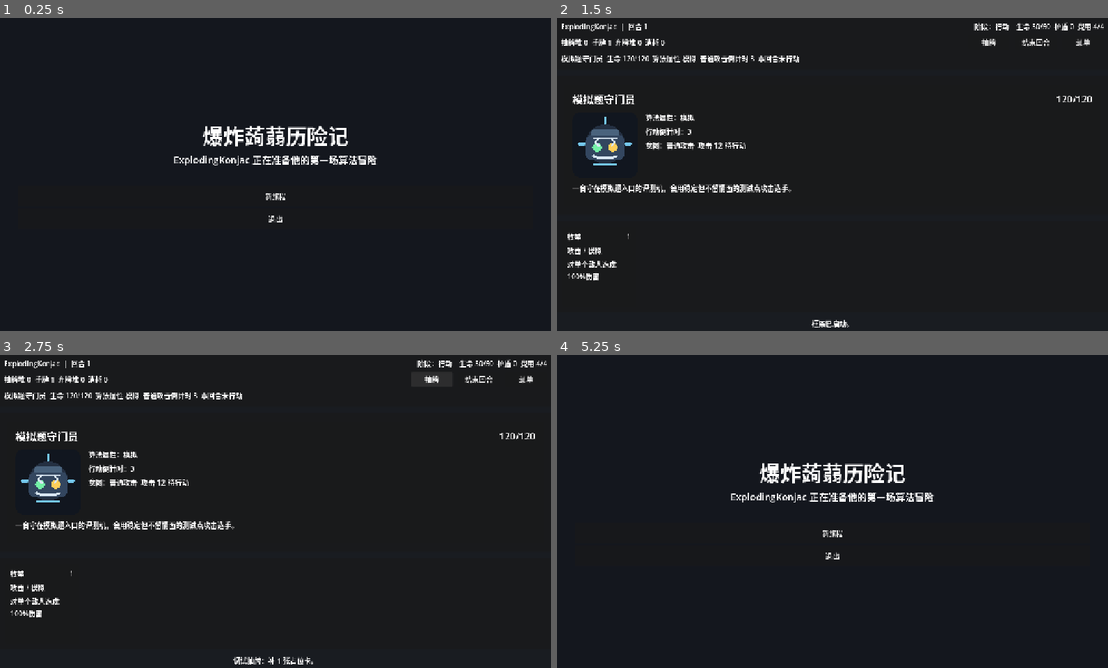
Above: before the commit, frames 1-4 (two rows, left to right).
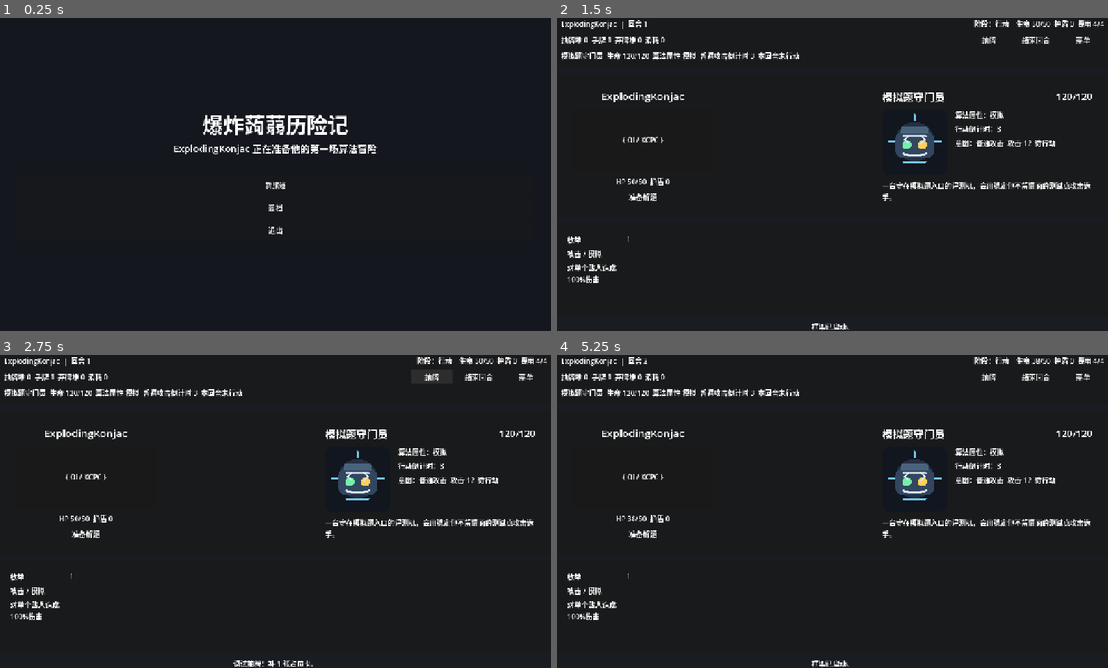
Above: after the commit, the same moments.

Repository: y38501148-max/EK-adventure
Game: Godot game, scene res://scenes/main/Main.tscn
Same seed, same stepped clock (60 frames per second), same inputs: the game is played once before the commit and once after it.
Inputs (mouse positions are in pixels of both pictures, inside the frame that each line leads up to):
- Up to frame 1 (0.25 s): no input
- Up to frame 2 (1.5 s): click "新旅程" (after the commit: "新旅途") at 0.5 s; click (832, 124) at 1.25 s, where only the run after the commit has a clickable "档位 1 新旅途 空档位"
- Up to frame 3 (2.75 s): click "抽牌" at 2 s
- Up to frame 4 (5.25 s): click "结束回合" at 2.75 s; click "菜单" at 3.5 s; click (832, 545) at 4.25 s, where only the run after the commit has a clickable "读档"; click (832, 461) at 5 s, where only the run after the commit has a clickable "档位 1 档位 1 回合 2 2023-11-14 22:…"

The runs differ from the first frame. In frame 1, 2.9% of the frame differs, in the area x 31-69%, y 30-70%; in frame 2, 7.3%; in frame 3, 7.4%, in the area x 0-100%, y 0-100%; in frame 4, 6.0%.

Commit message:
Add save slots and battle layout

Diff:
--- a/scenes/game/GameRoot.tscn
+++ b/scenes/game/GameRoot.tscn
@@ -1,9 +1,10 @@
-[gd_scene load_steps=5 format=3 uid="uid://game_root_exploding_konjac"]
+[gd_scene load_steps=6 format=3 uid="uid://game_root_exploding_konjac"]
 
 [ext_resource type="Script" path="res://scripts/game/GameRoot.gd" id="1_game_root"]
 [ext_resource type="PackedScene" path="res://scenes/ui/Hud.tscn" id="2_hud"]
 [ext_resource type="Script" path="res://scripts/ui/HandView.gd" id="3_hand_view"]
 [ext_resource type="PackedScene" path="res://scenes/ui/MonsterView.tscn" id="4_monster_view"]
+[ext_resource type="PackedScene" path="res://scenes/ui/PlayerView.tscn" id="5_player_view"]
 
 [node name="GameRoot" type="Control"]
 layout_mode = 3
@@ -46,7 +47,22 @@
 theme_override_constants/margin_right = 24
 theme_override_constants/margin_bottom = 20
 
-[node name="MonsterView" parent="Root/EncounterArea/EncounterMargin" instance=ExtResource("4_monster_view")]
+[node name="Battlefield" type="HBoxContainer" parent="Root/EncounterArea/EncounterMargin"]
+layout_mode = 2
+size_flags_horizontal = 3
+size_flags_vertical = 3
+theme_override_constants/separation = 64
+alignment = 1
+
+[node name="PlayerView" parent="Root/EncounterArea/EncounterMargin/Battlefield" instance=ExtResource("5_player_view")]
+layout_mode = 2
+
+[node name="FieldSpacer" type="Control" parent="Root/EncounterArea/EncounterMargin/Battlefield"]
+custom_minimum_size = Vector2(80, 0)
+layout_mode = 2
+size_flags_horizontal = 3
+
+[node name="MonsterView" parent="Root/EncounterArea/EncounterMargin/Battlefield" instance=ExtResource("4_monster_view")]
 layout_mode = 2
 
 [node name="HandPanel" type="PanelContainer" parent="Root"]
--- a/scenes/main/Main.tscn
+++ b/scenes/main/Main.tscn
@@ -55,12 +55,45 @@
 [node name="StartButton" type="Button" parent="Root/MenuPanel"]
 custom_minimum_size = Vector2(260, 48)
 layout_mode = 2
-text = "新旅程"
+text = "新旅途"
+
+[node name="LoadButton" type="Button" parent="Root/MenuPanel"]
+custom_minimum_size = Vector2(260, 48)
+layout_mode = 2
+text = "读档"
 
 [node name="QuitButton" type="Button" parent="Root/MenuPanel"]
 custom_minimum_size = Vector2(260, 48)
 layout_mode = 2
 text = "退出"
+
+[node name="SlotPanel" type="VBoxContainer" parent="Root"]
+visible = false
+layout_mode = 2
+theme_override_constants/separation = 10
+alignment = 1
+
+[node name="SlotTitleLabel" type="Label" parent="Root/SlotPanel"]
+layout_mode = 2
+theme_override_font_sizes/font_size = 34
+text = "选择档位"
+horizontal_alignment = 1
+
+[node name="SlotButtons" type="VBoxContainer" parent="Root/SlotPanel"]
+layout_mode = 2
+theme_override_constants/separation = 8
+alignment = 1
+
+[node name="SlotStatusLabel" type="Label" parent="Root/SlotPanel"]
+custom_minimum_size = Vector2(0, 32)
+layout_mode = 2
+text = ""
+horizontal_alignment = 1
+
+[node name="BackButton" type="Button" parent="Root/SlotPanel"]
+custom_minimum_size = Vector2(220, 42)
+layout_mode = 2
+text = "返回"
 
 [node name="GameMount" type="Control" parent="." unique_name_in_owner=true]
 layout_mode = 1
@@ -72,4 +105,6 @@
 mouse_filter = 2
 
 [connection signal="pressed" from="Root/MenuPanel/StartButton" to="." method="_on_start_button_pressed"]
+[connection signal="pressed" from="Root/MenuPanel/LoadButton" to="." method="_on_load_button_pressed"]
 [connection signal="pressed" from="Root/MenuPanel/QuitButton" to="." method="_on_quit_button_pressed"]
+[connection signal="pressed" from="Root/SlotPanel/BackButton" to="." method="_on_back_button_pressed"]
--- /dev/null
+++ b/scenes/ui/PlayerView.tscn
@@ -0,0 +1,45 @@
+[gd_scene load_steps=2 format=3 uid="uid://player_view_exploding_konjac"]
+
+[ext_resource type="Script" path="res://scripts/ui/PlayerView.gd" id="1_player_view"]
+
+[node name="PlayerView" type="PanelContainer"]
+custom_minimum_size = Vector2(360, 240)
+script = ExtResource("1_player_view")
+
+[node name="Margin" type="MarginContainer" parent="."]
+layout_mode = 2
+theme_override_constants/margin_left = 18
+theme_override_constants/margin_top = 16
+theme_override_constants/margin_right = 18
+theme_override_constants/margin_bottom = 16
+
+[node name="Rows" type="VBoxContainer" parent="Margin"]
+layout_mode = 2
+theme_override_constants/separation = 12
+
+[node name="NameLabel" type="Label" parent="Margin/Rows"]
+layout_mode = 2
+theme_override_font_sizes/font_size = 24
+text = "ExplodingKonjac"
+horizontal_alignment = 1
+
+[node name="AvatarPanel" type="PanelContainer" parent="Margin/Rows"]
+custom_minimum_size = Vector2(0, 120)
+layout_mode = 2
+size_flags_vertical = 3
+
+[node name="AvatarLabel" type="Label" parent="Margin/Rows/AvatarPanel"]
+layout_mode = 2
+text = "{ OI / XCPC }"
+horizontal_alignment = 1
+vertical_alignment = 1
+
+[node name="HpLabel" type="Label" parent="Margin/Rows"]
+layout_mode = 2
+text = "HP 50/50  护盾 0"
+horizontal_alignment = 1
+
+[node name="StatusLabel" type="Label" parent="Margin/Rows"]
+layout_mode = 2
+text = "准备解题"
+horizontal_alignment = 1
--- a/scripts/app/SaveManager.gd
+++ b/scripts/app/SaveManager.gd
@@ -1,25 +1,69 @@
 extends Node
 
-func has_save() -> bool:
-	return FileAccess.file_exists(Settings.SAVE_SLOT)
+const SAVE_DIR := "user://saves"
+const SLOT_COUNT := 5
 
-func save_snapshot(snapshot: Dictionary) -> void:
-	var file := FileAccess.open(Settings.SAVE_SLOT, FileAccess.WRITE)
+func has_save(slot: int = 1) -> bool:
+	return FileAccess.file_exists(get_slot_path(slot))
+
+func save_snapshot(slot: int, snapshot: Dictionary) -> void:
+	_ensure_save_dir()
+	var envelope := {
+		"version": 1,
+		"slot": clampi(slot, 1, SLOT_COUNT),
+		"saved_at_unix": Time.get_unix_time_from_system(),
+		"saved_at_text": Time.get_datetime_string_from_system(false, true),
+		"state": snapshot
+	}
+	var file := FileAccess.open(get_slot_path(slot), FileAccess.WRITE)
 	if file == null:
-		push_error("无法写入存档: %s" % Settings.SAVE_SLOT)
+		push_error("无法写入存档: %s" % get_slot_path(slot))
 		return
-	file.store_string(JSON.stringify(snapshot, "\t"))
+	file.store_string(JSON.stringify(envelope, "\t"))
 
-func load_snapshot() -> Dictionary:
-	if not has_save():
+func load_snapshot(slot: int = 1) -> Dictionary:
+	if not has_save(slot):
 		return {}
 
-	var file := FileAccess.open(Settings.SAVE_SLOT, FileAccess.READ)
+	var file := FileAccess.open(get_slot_path(slot), FileAccess.READ)
 	if file == null:
-		push_error("无法读取存档: %s" % Settings.SAVE_SLOT)
+		push_error("无法读取存档: %s" % get_slot_path(slot))
 		return {}
 
 	var parsed: Variant = JSON.parse_string(file.get_as_text())
 	if parsed is Dictionary:
 		return parsed
 	return {}
+
+func get_slot_summary(slot: int) -> Dictionary:
+	var envelope := load_snapshot(slot)
+	if envelope.is_empty():
+		return {
+			"slot": slot,
+			"has_save": false,
+			"title": "空档位",
+			"detail": "无存档"
+		}
+
+	var state: Dictionary = envelope.get("state", {})
+	return {
+		"slot": slot,
+		"has_save": true,
+		"title": "档位 %d  回合 %d" % [slot, int(state.get("turn", 0))],
+		"detail": "%s  生命 %d/%d  %s" % [
+			str(envelope.get("saved_at_text", "")),
+			int(state.get("player_health", 0)),
+			int(state.get("player_max_health", 0)),
+			str(state.get("enemy_name", ""))
+		]
+	}
+
+func get_slot_path(slot: int) -> String:
+	return "%s/slot_%d.json" % [SAVE_DIR, clampi(slot, 1, SLOT_COUNT)]
+
+func _ensure_save_dir() -> void:
+	var user_dir := DirAccess.open("user://")
+	if user_dir == null:
+		return
+	if not user_dir.dir_exists("saves"):
+		user_dir.make_dir_recursive("saves")
--- a/scripts/game/GameRoot.gd
+++ b/scripts/game/GameRoot.gd
@@ -10,14 +10,22 @@
 signal return_to_menu_requested
 
 @onready var hud := $Root/Hud
-@onready var monster_view := $Root/EncounterArea/EncounterMargin/MonsterView
+@onready var player_view := $Root/EncounterArea/EncounterMargin/Battlefield/PlayerView
+@onready var monster_view := $Root/EncounterArea/EncounterMargin/Battlefield/MonsterView
 @onready var hand_view := $Root/HandPanel/HandMargin/HandView
 @onready var log_label: Label = $Root/LogLabel
 
 var state := GameStateScript.new()
+var save_slot: int = 1
+var pending_snapshot: Dictionary = {}
+var autosave_enabled: bool = false
+
+func configure(slot: int, snapshot: Dictionary = {}) -> void:
+	save_slot = clampi(slot, 1, SaveManager.SLOT_COUNT)
+	pending_snapshot = snapshot
 
 func _ready() -> void:
-	state.state_changed.connect(_render)
+	state.state_changed.connect(_on_state_changed)
 	state.phase_changed.connect(_on_phase_changed)
 	hud.draw_requested.connect(_on_draw_requested)
 	hud.end_turn_requested.connect(_on_end_turn_requested)
@@ -25,12 +33,20 @@
 	hand_view.card_selected.connect(_on_card_selected)
 
 	state.setup(_build_placeholder_config())
-	state.begin_turn()
+	if pending_snapshot.is_empty():
+		state.begin_turn()
+	else:
+		state.apply_snapshot(pending_snapshot)
+	autosave_enabled = true
+	_on_state_changed()
 
-func _render() -> void:
+func _on_state_changed() -> void:
 	hud.render(state)
+	player_view.render(state)
 	monster_view.render(state)
 	hand_view.render(state.hand, state)
+	if autosave_enabled:
+		SaveManager.save_snapshot(save_slot, state.to_snapshot())
 
 func _on_phase_changed(_phase: int) -> void:
 	pass
@@ -38,7 +54,7 @@
 func _on_draw_requested() -> void:
 	state.draw_cards(1)
 	_append_log("调试抽牌：补 1 张占位卡。")
-	_render()
+	_on_state_changed()
 
 func _on_end_turn_requested() -> void:
 	state.end_turn()
@@ -51,7 +67,6 @@
 		_append_log(state.last_event_log)
 	else:
 		_append_log("现在还不能打出卡牌 #%d。" % card_id)
-	_render()
 
 func _on_return_to_menu_requested() -> void:
 	return_to_menu_requested.emit()
--- a/scripts/game/GameState.gd
+++ b/scripts/game/GameState.gd
@@ -196,12 +196,49 @@
 		"enemy_action_countdown": enemy_action_countdown,
 		"enemy_action_name": enemy_action_name,
 		"enemy_attack": enemy_attack,
+		"enemy_base_attack": enemy_base_attack,
+		"enemy_actions": enemy_actions,
+		"enemy_action_index": enemy_action_index,
 		"enemy_description": enemy_description,
-		"draw_pile_count": draw_pile.size(),
-		"hand_count": hand.size(),
-		"discard_pile_count": discard_pile.size(),
-		"exhaust_pile_count": exhaust_pile.size()
+		"next_card_id": next_card_id,
+		"last_event_log": last_event_log,
+		"draw_pile": _cards_to_snapshot(draw_pile),
+		"hand": _cards_to_snapshot(hand),
+		"discard_pile": _cards_to_snapshot(discard_pile),
+		"exhaust_pile": _cards_to_snapshot(exhaust_pile)
 	}
+
+func apply_snapshot(snapshot: Dictionary) -> void:
+	seed = int(snapshot.get("seed", seed))
+	turn = int(snapshot.get("turn", turn))
+	phase = int(snapshot.get("phase", phase))
+	player_max_health = int(snapshot.get("player_max_health", player_max_health))
+	player_health = int(snapshot.get("player_health", player_health))
+	player_block = int(snapshot.get("player_block", player_block))
+	player_energy = int(snapshot.get("player_energy", player_energy))
+	hand_limit = int(snapshot.get("hand_limit", hand_limit))
+	is_cheating = bool(snapshot.get("is_cheating", is_cheating))
+	has_lost = bool(snapshot.get("has_lost", has_lost))
+	has_won = bool(snapshot.get("has_won", has_won))
+	enemy_name = str(snapshot.get("enemy_name", enemy_name))
+	enemy_max_health = int(snapshot.get("enemy_max_health", enemy_max_health))
+	enemy_health = int(snapshot.get("enemy_health", enemy_health))
+	enemy_algorithm_attribute = StringName(str(snapshot.get("enemy_algorithm_attribute", enemy_algorithm_attribute)))
+	enemy_action_countdown = int(snapshot.get("enemy_action_countdown", enemy_action_countdown))
+	enemy_action_name = str(snapshot.get("enemy_action_name", enemy_action_name))
+	enemy_attack = int(snapshot.get("enemy_attack", enemy_attack))
+	enemy_base_attack = int(snapshot.get("enemy_base_attack", enemy_base_attack))
+	enemy_actions = _normalize_actions(snapshot.get("enemy_actions", enemy_actions))
+	enemy_action_index = int(snapshot.get("enemy_action_index", enemy_action_index))
+	enemy_description = str(snapshot.get("enemy_description", enemy_description))
+	next_card_id = int(snapshot.get("next_card_id", next_card_id))
+	last_event_log = str(snapshot.get("last_event_log", last_event_log))
+	draw_pile = _cards_from_snapshot(snapshot.get("draw_pile", []), &"draw_pile")
+	hand = _cards_from_snapshot(snapshot.get("hand", []), &"hand")
+	discard_pile = _cards_from_snapshot(snapshot.get("discard_pile", []), &"discard_pile")
+	exhaust_pile = _cards_from_snapshot(snapshot.get("exhaust_pile", []), &"exhaust_pile")
+	_set_phase(phase)
+	state_changed.emit()
 
 func _move_played_card(card: Variant) -> void:
 	hand.erase(card)
@@ -211,6 +248,87 @@
 	else:
 		card.zone = &"discard_pile"
 		discard_pile.append(card)
+
+func _cards_to_snapshot(cards: Array) -> Array[Dictionary]:
+	var snapshots: Array[Dictionary] = []
+	for card in cards:
+		snapshots.append(_card_to_snapshot(card))
+	return snapshots
+
+func _card_to_snapshot(card: Variant) -> Dictionary:
+	var definition: Resource = card.definition
+	return {
+		"runtime_id": card.runtime_id,
+		"owner_id": str(card.owner_id),
+		"zone": str(card.zone),
+		"temporary_cost_delta": card.temporary_cost_delta,
+		"selected": card.selected,
+		"definition": {
+			"id": str(definition.id),
+			"title": definition.title,
+			"card_type": definition.card_type,
+			"algorithm_attribute": str(definition.algorithm_attribute),
+			"cost": definition.cost,
+			"base_value": definition.base_value,
+			"damage_percent": definition.damage_percent,
+			"description": definition.description,
+			"tags": _tags_to_snapshot(definition.tags)
+		}
+	}
+
+func _cards_from_snapshot(cards_snapshot: Variant, fallback_zone: StringName) -> Array:
+	var cards: Array = []
+	if not cards_snapshot is Array:
+		return cards
+	for card_snapshot in cards_snapshot:
+		if not card_snapshot is Dictionary:
+			continue
+		var definition := _definition_from_snapshot(card_snapshot.get("definition", {}))
+		var card := CardInstanceStateScript.new(int(card_snapshot.get("runtime_id", 0)), definition)
+		card.owner_id = StringName(str(card_snapshot.get("owner_id", "player")))
+		card.zone = StringName(str(card_snapshot.get("zone", fallback_zone)))
+		card.temporary_cost_delta = int(card_snapshot.get("temporary_cost_delta", 0))
+		card.selected = bool(card_snapshot.get("selected", false))
+		cards.append(card)
+	return cards
+
+func _definition_from_snapshot(definition_snapshot: Variant) -> Resource:
+	var definition := CardDefinitionScript.new()
+	if not definition_snapshot is Dictionary:
+		return definition
+	definition.id = StringName(str(definition_snapshot.get("id", "")))
+	definition.title = str(definition_snapshot.get("title", "未命名"))
+	definition.card_type = int(definition_snapshot.get("card_type", CardDefinitionScript.CardType.SKILL))
+	definition.algorithm_attribute = StringName(str(definition_snapshot.get("algorithm_attribute", "")))
+	definition.cost = int(definition_snapshot.get("cost", 1))
+	definition.base_value = int(definition_snapshot.get("base_value", 0))
+	definition.damage_percent = int(definition_snapshot.get("damage_percent", 100))
+	definition.description = str(definition_snapshot.get("description", ""))
+	definition.tags = _tags_from_snapshot(definition_snapshot.get("tags", []))
+	return definition
+
+func _tags_to_snapshot(tags: Array[StringName]) -> Array[String]:
+	var values: Array[String] = []
+	for tag in tags:
+		values.append(str(tag))
+	return values
+
+func _tags_from_snapshot(raw_tags: Variant) -> Array[StringName]:
+	var tags: Array[StringName] = []
+	if not raw_tags is Array:
+		return tags
+	for tag in raw_tags:
+		tags.append(StringName(str(tag)))
+	return tags
+
+func _normalize_actions(raw_actions: Variant) -> Array[Dictionary]:
+	var normalized: Array[Dictionary] = []
+	if not raw_actions is Array:
+		return normalized
+	for action in raw_actions:
+		if action is Dictionary:
+			normalized.append(action)
+	return normalized
 
 func _resolve_card(card: Variant, _targets: Array[int]) -> void:
 	match card.definition.card_type:
--- a/scripts/ui/Main.gd
+++ b/scripts/ui/Main.gd
@@ -3,26 +3,95 @@
 const GAME_ROOT_SCENE := preload("res://scenes/game/GameRoot.tscn")
 
 @onready var menu_panel: VBoxContainer = $Root/MenuPanel
+@onready var slot_panel: VBoxContainer = $Root/SlotPanel
+@onready var slot_title_label: Label = $Root/SlotPanel/SlotTitleLabel
+@onready var slot_buttons: VBoxContainer = $Root/SlotPanel/SlotButtons
+@onready var slot_status_label: Label = $Root/SlotPanel/SlotStatusLabel
 @onready var game_mount: Control = $GameMount
 @onready var subtitle_label: Label = $Root/MenuPanel/SubtitleLabel
 
 var game_root: Node
+var slot_mode: StringName = &"new"
 
 func _ready() -> void:
 	Settings.apply_defaults()
 	subtitle_label.text = "%s 正在准备他的第一场算法冒险" % Settings.HERO_NAME
+	_build_slot_buttons()
 
 func _on_start_button_pressed() -> void:
-	menu_panel.hide()
-	game_root = GAME_ROOT_SCENE.instantiate()
-	game_mount.add_child(game_root)
-	game_root.connect("return_to_menu_requested", _on_return_to_menu_requested)
+	_show_slot_panel(&"new")
+
+func _on_load_button_pressed() -> void:
+	_show_slot_panel(&"load")
 
 func _on_quit_button_pressed() -> void:
 	get_tree().quit()
+
+func _on_back_button_pressed() -> void:
+	slot_panel.hide()
+	menu_panel.show()
+
+func _build_slot_buttons() -> void:
+	for child in slot_buttons.get_children():
+		child.queue_free()
+
+	for slot in range(1, SaveManager.SLOT_COUNT + 1):
+		var button := Button.new()
+		button.custom_minimum_size = Vector2(420, 42)
+		button.pressed.connect(_on_slot_button_pressed.bind(slot))
+		slot_buttons.add_child(button)
+
+func _show_slot_panel(mode: StringName) -> void:
+	slot_mode = mode
+	menu_panel.hide()
+	slot_panel.show()
+	slot_status_label.text = ""
+	slot_title_label.text = "选择新旅途档位" if slot_mode == &"new" else "选择读取档位"
+	_refresh_slot_buttons()
+
+func _refresh_slot_buttons() -> void:
+	for index in range(slot_buttons.get_child_count()):
+		var slot := index + 1
+		var button := slot_buttons.get_child(index) as Button
+		var summary := SaveManager.get_slot_summary(slot)
+		var has_slot_save := bool(summary.get("has_save", false))
+		if slot_mode == &"new":
+			var suffix := "覆盖：%s" % summary.get("detail", "") if has_slot_save else "空档位"
+			button.text = "档位 %d  新旅途  %s" % [slot, suffix]
+			button.disabled = false
+		else:
+			button.text = "档位 %d  %s  %s" % [slot, summary.get("title", ""), summary.get("detail", "")]
+			button.disabled = not has_slot_save
+
+func _on_slot_button_pressed(slot: int) -> void:
+	if slot_mode == &"load" and not SaveManager.has_save(slot):
+		slot_status_label.text = "档位 %d 暂无存档。" % slot
+		return
+	_start_game(slot, slot_mode == &"load")
+
+func _start_game(slot: int, should_load: bool) -> void:
+	var snapshot := {}
+	if should_load:
+		var envelope := SaveManager.load_snapshot(slot)
+		snapshot = envelope.get("state", envelope)
+		if snapshot.is_empty():
+			slot_status_label.text = "档位 %d 读取失败。" % slot
+			return
+
+	menu_panel.hide()
+	slot_panel.hide()
+	if game_root != null:
+		game_root.queue_free()
+	game_root = GAME_ROOT_SCENE.instantiate()
+	if game_root.has_method("configure"):
+		game_root.configure(slot, snapshot)
+	game_mount.add_child(game_root)
+	game_root.connect("return_to_menu_requested", _on_return_to_menu_requested)
 
 func _on_return_to_menu_requested() -> void:
 	if game_root != null:
 		game_root.queue_free()
 		game_root = null
 	menu_panel.show()
+	slot_panel.hide()
+	_refresh_slot_buttons()
--- /dev/null
+++ b/scripts/ui/PlayerView.gd
@@ -0,0 +1,15 @@
+extends PanelContainer
+class_name PlayerView
+
+@onready var name_label: Label = $Margin/Rows/NameLabel
+@onready var hp_label: Label = $Margin/Rows/HpLabel
+@onready var status_label: Label = $Margin/Rows/StatusLabel
+
+func render(state: Variant) -> void:
+	name_label.text = Settings.HERO_NAME
+	hp_label.text = "HP %d/%d  护盾 %d" % [
+		state.player_health,
+		state.player_max_health,
+		state.player_block
+	]
+	status_label.text = "骗分状态" if state.is_cheating else "准备解题"
Not shown, changed: .gitignore
Not shown, changed: DOCUMENT.md
